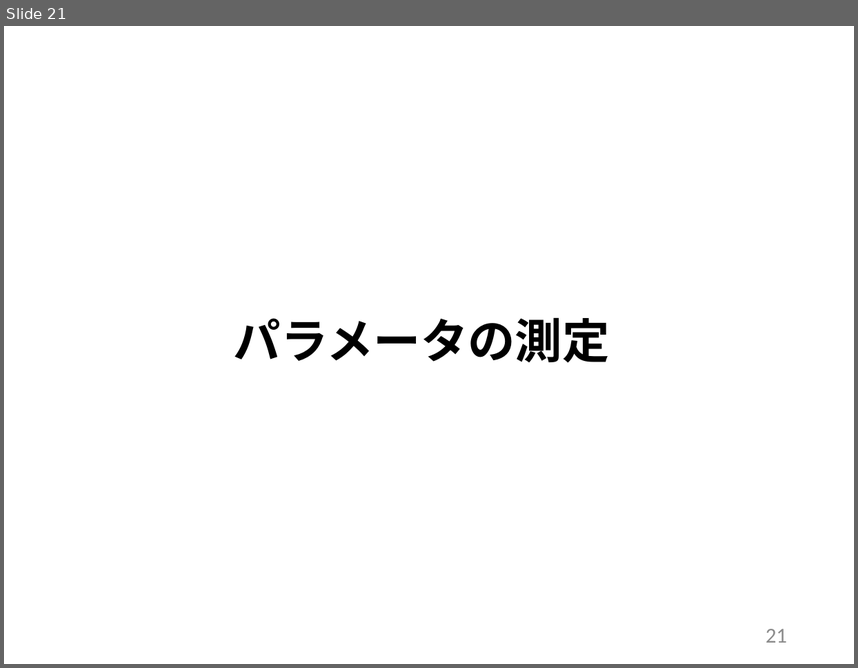
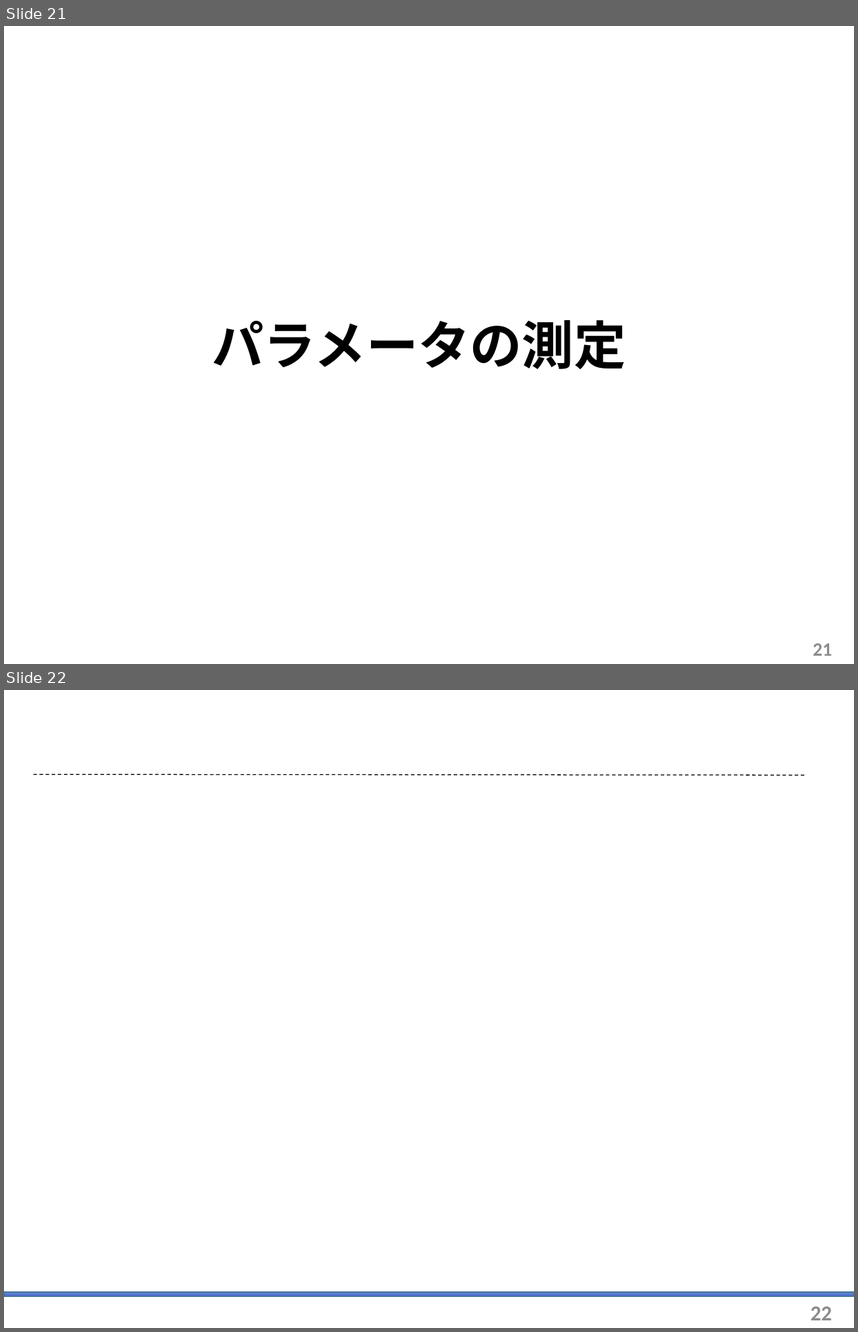
Before and after one commit to arabian9ts/Pendulum, a slide deck: presentation/pendulum_theory.pptx. Shown one above the other, each under a label of ours: slide 21 before the commit, slides 21 and 22 after it. The pictures are 858x668 and 858x1332 pixels, drawn with LibreOffice and Linux fonts; fonts in the diff are those of the drawing; grey boxes stand for pictures. Boxes give left, top, right and bottom in pixels: in the first picture for what was removed or moved away, otherwise in the second. Text is boxed around its words. In the diff, an @@ line names an element or a change of style, - is before the commit and + after.

Commit message:
modify: presen layout

```diff
--- a/presentation/pendulum_theory.pptx
+++ b/presentation/pendulum_theory.pptx
@@ slide 22 added at [4,690,854,1328], background #FFFFFF @@
@@ line added from (34, 774) to (806, 775), #000000 0.75 pt dashed @@
@@ rectangle added at [4,1292,854,1296], fill gradient #6666FF to #4A76C6 to #8FAADC, outline #43739E 1 pt @@
@@ page number added at [811,1306,832,1320], 18 pt, text #8C8C8C, bold @@
+22
@@ slide 21 changed as well @@
@@ title "パラメータの測定": place and size @@
-title "パラメータの測定" at [234,317,610,363]
+title "パラメータの測定" at [212,320,626,369]
@@ title "パラメータの測定" at [212,320,626,369]: size 40 to 44 pt; alignment centre to left @@
@@ page number: place and size @@
-page number at [766,628,787,642]
+page number at [813,643,832,655]
@@ page number at [813,643,832,655]: size 18 to 16 pt, bold on @@
```
Also in this commit, not shown: 28 other slides changed, 1 other slide added, 2 slides removed.
